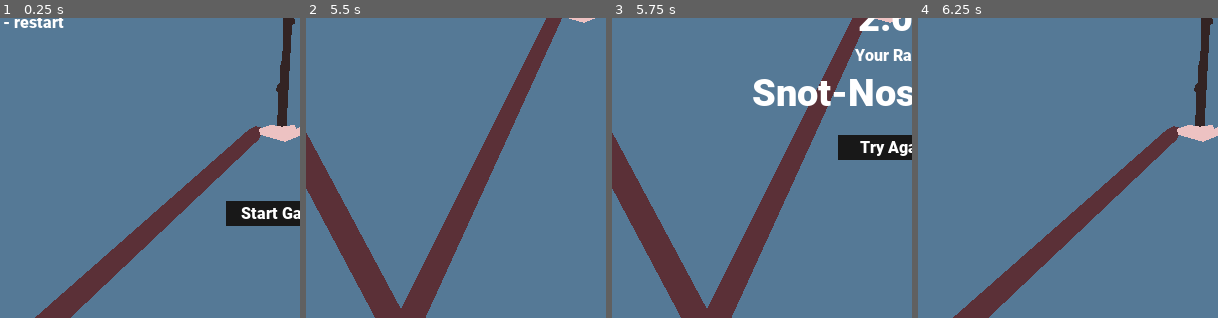
Above: before the commit, frames 1-4 (left to right).
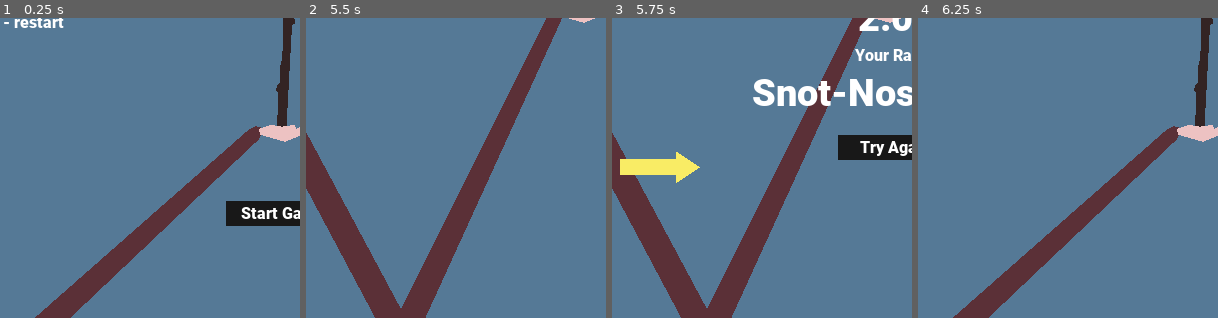
Above: after the commit, the same moments.

Repository: Miziziziz/LD50
Game: Godot game, scene res://World.tscn
Same seed, same stepped clock (60 frames per second), same inputs: the game is played once before the commit and once after it. The engine's default icon, where the game draws it, is replaced by a stand-in: a white triangle on a blue panel in a dark square.
Inputs (mouse positions are % of the whole screen's width and height, from its top left):
- Up to frame 1 (0.25 s): no input
- Up to frame 2 (5.5 s): click "Start Game" at 0.5 s; move the mouse to (55, 50) at 1.27 s; click (55, 50) at 1.35 s; click "Try Again" at 2 s; move the mouse to (45, 50) at 2.77 s; click (45, 50) at 2.85 s; click "Try Again" at 3.5 s; move the mouse to (52, 48) at 4.27 s; click (52, 48) at 4.35 s; move the mouse to (49, 52) at 5.02 s; click (49, 52) at 5.1 s
- Up to frame 3 (5.75 s): no input
- Up to frame 4 (6.25 s): click "Try Again" at 5.75 s
The pictures show only the part of the screen within x 3-53%, y 50-100%; the shares and areas given below are measured in that part.

Frames 1-2 are identical in both runs. In frame 3, 1.4% of the frame differs, in the area x 2-30%, y 44-55%; in frame 4, nothing differs.

Commit message:
added scaling challenges and music and sfx

Diff:
--- a/GameUI.gd
+++ b/GameUI.gd
@@ -7,13 +7,15 @@
 
 var time_alive = 0.0
 
+const rank_increment = 10.0
 var ranks = [
-	[100.0, "Literally God"],
-	[80.0, "One With The Stick"],
-	[60.0, "Recess Chad"],
-	[40.0, "Dinosaur Nerd"],
-	[20.0, "Good At Math"],
-	[0.0, "Snot-Nosed Brat"],
+	"Snot-Nosed Brat",
+	"Velcro Sneakers",
+	"Uses Stickers",
+	"Good At Math",
+	"Dinosaur Nerd",
+	"Recess Chad",
+	"One With The Stick",
 ]
 
 func _ready():
@@ -37,7 +39,9 @@
 	return str(time_alive).pad_decimals(1) + "s"
 
 func get_rank():
-	for rank in ranks:
-		if time_alive > rank[0]:
-			return rank[1]
-	return ranks[-1][1]
+	var last_rank = ranks[0]
+	for i in range(ranks.size()):
+		if time_alive < i * rank_increment:
+			break
+		last_rank = ranks[i]
+	return last_rank
--- a/Hand.gd
+++ b/Hand.gd
@@ -62,11 +62,7 @@
 	emit_signal("hand_pos_updated", global_position)
 
 	if !lost and stick.global_rotation_degrees > 0:
-		lost = true
-		$PinJoint2D.node_b = ""
-		Input.set_mouse_mode(Input.MOUSE_MODE_VISIBLE)
-		emit_signal("game_lost")
-		set_physics_process(false)
+		drop_stick()
 
 	if !lost:
 		var s_r = stick.global_rotation_degrees
@@ -81,3 +77,14 @@
 			stick_time_stable = 0.0
 		stick_last_rotation = s_r
 	hand_last_pos = global_position
+
+func drop_stick(play_hit_sound=false):
+	if !lost:
+		lost = true
+		$PinJoint2D.node_b = ""
+		Input.set_mouse_mode(Input.MOUSE_MODE_VISIBLE)
+		emit_signal("game_lost")
+		set_physics_process(false)
+		if play_hit_sound:
+			$RockHitSound.play()
+		$LoseSound.play()
--- /dev/null
+++ b/Music.tscn
@@ -0,0 +1,8 @@
+[gd_scene load_steps=2 format=2]
+
+[ext_resource path="res://sfx/lofiludum.ogg" type="AudioStream" id=1]
+
+[node name="Music" type="AudioStreamPlayer"]
+stream = ExtResource( 1 )
+autoplay = true
+bus = "Music"
--- a/ObstacleManager.gd
+++ b/ObstacleManager.gd
@@ -4,15 +4,56 @@
 
 var time_alive = 0.0
 
+var rock_obj = preload("res://RockThrow.tscn")
+var rng : RandomNumberGenerator
+
+var time_to_activate_wind = 10.0
+var time_to_throw_rocks = 2.0
+var rocks_double_time = 4.0
+
+var wind_time = 4.0
+var min_wind_inc = 6.0
+var max_wind_inc = 10.0
+
+var min_rock_throw_inc = 5.0
+var max_rock_throw_inc = 10.0
+
 func end_game():
 	set_process(false)
 
 func _ready():
+	rng = RandomNumberGenerator.new()
+	rng.seed = 666
+
 	if !GameManager.game_started:
 		set_process(false)
 
 func _process(delta):
 	time_alive += delta
-	if time_alive > 3.0:
-#		wind_bot.set_active_for_time(4.0)
-		set_process(false)
+	if time_alive > time_to_activate_wind:
+		activate_wind()
+		time_to_activate_wind += rand_range(min_wind_inc, max_wind_inc)
+	if time_alive > time_to_throw_rocks:
+		spawn_rock()
+		var rt = rand_range(min_rock_throw_inc, max_rock_throw_inc)
+		if time_alive > rocks_double_time:
+			rt /= 2.0
+		time_to_throw_rocks += rt
+
+
+func activate_wind():
+	var wz = wind_zones[rng.randi()%wind_zones.size()]
+	wz.set_active_for_time(4.0)
+	$WindSound.play()
+
+const rock_top_height = 70.0
+const rock_bot_height = 530.0
+func spawn_rock():
+	var rock_inst = rock_obj.instance()
+	get_tree().get_root().add_child(rock_inst)
+	var spawn_left = rng.randi() % 2 == 0
+	rock_inst.global_position.x = $RockSpawnPoints/SpawnLeft.global_position.x
+	if !spawn_left:
+		rock_inst.global_rotation_degrees = 180.0
+		rock_inst.global_position.x = $RockSpawnPoints/SpawnRight.global_position.x
+	rock_inst.global_position.y = rand_range(rock_top_height, rock_bot_height)
--- /dev/null
+++ b/RockThrow.gd
@@ -0,0 +1,19 @@
+extends Node2D
+
+onready var rock = $Rock
+const throw_force = 60000.0
+
+func _ready():
+	rock.connect("body_entered", self, "on_hit")
+	$PrepSound.play()
+
+func throw():
+	rock.mode = RigidBody2D.MODE_RIGID
+	rock.apply_central_impulse(global_transform.x*throw_force)
+	rock.gravity_scale = 0.0
+	$ThrowSound.play()
+
+
+func on_hit(body: PhysicsBody2D):
+	get_tree().call_group("player", "drop_stick", true)
+	rock.gravity_scale = 1.0
--- /dev/null
+++ b/RockThrow.tscn
@@ -0,0 +1,146 @@
+[gd_scene load_steps=10 format=2]
+
+[ext_resource path="res://RockThrow.gd" type="Script" id=1]
+[ext_resource path="res://icon.png" type="Texture" id=2]
+[ext_resource path="res://sfx/throw2.wav" type="AudioStream" id=3]
+[ext_resource path="res://sfx/prep2.wav" type="AudioStream" id=4]
+
+[sub_resource type="Animation" id=5]
+length = 0.001
+tracks/0/type = "value"
+tracks/0/path = NodePath("Arrow:visible")
+tracks/0/interp = 1
+tracks/0/loop_wrap = true
+tracks/0/imported = false
+tracks/0/enabled = true
+tracks/0/keys = {
+"times": PoolRealArray( 0 ),
+"transitions": PoolRealArray( 1 ),
+"update": 0,
+"values": [ false ]
+}
+
+[sub_resource type="Animation" id=4]
+resource_name = "throw"
+length = 1.5
+tracks/0/type = "value"
+tracks/0/path = NodePath("Arrow:visible")
+tracks/0/interp = 1
+tracks/0/loop_wrap = true
+tracks/0/imported = false
+tracks/0/enabled = true
+tracks/0/keys = {
+"times": PoolRealArray( 0, 0.2, 0.4, 0.6, 0.8, 1, 1.2, 1.4 ),
+"transitions": PoolRealArray( 1, 1, 1, 1, 1, 1, 1, 1 ),
+"update": 1,
+"values": [ true, false, true, false, true, false, true, false ]
+}
+tracks/1/type = "method"
+tracks/1/path = NodePath(".")
+tracks/1/interp = 1
+tracks/1/loop_wrap = true
+tracks/1/imported = false
+tracks/1/enabled = true
+tracks/1/keys = {
+"times": PoolRealArray( 1.4 ),
+"transitions": PoolRealArray( 1 ),
+"values": [ {
+"args": [  ],
+"method": "throw"
+} ]
+}
+
+[sub_resource type="CircleShape2D" id=1]
+radius = 7.0
+
+[sub_resource type="Animation" id=2]
+length = 0.001
+tracks/0/type = "value"
+tracks/0/path = NodePath("Graphics:rotation_degrees")
+tracks/0/interp = 1
+tracks/0/loop_wrap = true
+tracks/0/imported = false
+tracks/0/enabled = true
+tracks/0/keys = {
+"times": PoolRealArray( 0 ),
+"transitions": PoolRealArray( 1 ),
+"update": 0,
+"values": [ 360.0 ]
+}
+
+[sub_resource type="Animation" id=3]
+resource_name = "spin"
+length = 0.5
+loop = true
+tracks/0/type = "value"
+tracks/0/path = NodePath("Graphics:rotation_degrees")
+tracks/0/interp = 1
+tracks/0/loop_wrap = true
+tracks/0/imported = false
+tracks/0/enabled = true
+tracks/0/keys = {
+"times": PoolRealArray( 0, 0.5 ),
+"transitions": PoolRealArray( 1, 1 ),
+"update": 0,
+"values": [ 0.0, 360.0 ]
+}
+
+[node name="RockThrow" type="Node2D" groups=["instanced"]]
+script = ExtResource( 1 )
+
+[node name="Arrow" type="Node2D" parent="."]
+visible = false
+position = Vector2( 64, 0 )
+
+[node name="Polygon2D" type="Polygon2D" parent="Arrow"]
+color = Color( 0.980392, 0.929412, 0.4, 1 )
+polygon = PoolVector2Array( 0, 8, 56, 8, 56, 16, 80, 0, 56, -16, 56, -8, 0, -8 )
+
+[node name="AnimationPlayer" type="AnimationPlayer" parent="."]
+autoplay = "throw"
+anims/RESET = SubResource( 5 )
+anims/throw = SubResource( 4 )
+
+[node name="Rock" type="RigidBody2D" parent="."]
+collision_layer = 0
+mode = 3
+mass = 20.0
+gravity_scale = 0.0
+continuous_cd = 1
+contacts_reported = 1
+contact_monitor = true
+
+[node name="CollisionShape2D" type="CollisionShape2D" parent="Rock"]
+shape = SubResource( 1 )
+
+[node name="AnimationPlayer" type="AnimationPlayer" parent="Rock"]
+autoplay = "spin"
+anims/RESET = SubResource( 2 )
+anims/spin = SubResource( 3 )
+
+[node name="Graphics" type="Node2D" parent="Rock"]
+rotation = 6.28319
+
+[node name="Polygon2D" type="Polygon2D" parent="Rock/Graphics"]
+color = Color( 0.254902, 0.254902, 0.254902, 1 )
+polygon = PoolVector2Array( -8, -6, -2, -10, 9, -3, 9, 0, 8, 5, -6, 7, -9, 0 )
+
+[node name="DeleteTimer" type="Timer" parent="."]
+wait_time = 3.0
+one_shot = true
+autostart = true
+
+[node name="Sprite" type="Sprite" parent="."]
+position = Vector2( -109, 0 )
+texture = ExtResource( 2 )
+
+[node name="PrepSound" type="AudioStreamPlayer" parent="."]
+stream = ExtResource( 4 )
+volume_db = 8.0
+bus = "SFX"
+
+[node name="ThrowSound" type="AudioStreamPlayer" parent="."]
+stream = ExtResource( 3 )
+bus = "SFX"
+
+[connection signal="timeout" from="DeleteTimer" to="." method="queue_free"]
--- a/World.tscn
+++ b/World.tscn
@@ -11,6 +11,9 @@
 [ext_resource path="res://MainMenuUI.gd" type="Script" id=9]
 [ext_resource path="res://WindZone.tscn" type="PackedScene" id=10]
 [ext_resource path="res://ObstacleManager.gd" type="Script" id=11]
+[ext_resource path="res://sfx/rockhit.wav" type="AudioStream" id=12]
+[ext_resource path="res://sfx/wind.wav" type="AudioStream" id=13]
+[ext_resource path="res://sfx/you_lose_creepy_version.wav" type="AudioStream" id=14]
 
 [sub_resource type="RectangleShape2D" id=2]
 extents = Vector2( 142.897, 10 )
@@ -94,7 +97,7 @@
 color = Color( 0.203922, 0.145098, 0.145098, 1 )
 polygon = PoolVector2Array( -65.8017, 2.18045, 41.2372, 8.07071, 42.5168, 10.9625, 48.4898, 10.3943, 50.2914, 8.21393,  …(408 unchanged characters)…
 
-[node name="Hand" type="KinematicBody2D" parent="."]
+[node name="Hand" type="KinematicBody2D" parent="." groups=["player"]]
 position = Vector2( 301, 411.712 )
 collision_layer = 0
 collision_mask = 0
@@ -117,6 +120,15 @@
 color = Color( 0.933333, 0.764706, 0.764706, 1 )
 polygon = PoolVector2Array( -26, 5, -14, 1, -3, 3, 10, 1, 11, 5, 22, 1, 26, 0, 28, 4, 18, 11, 0, 18, -4, 17, -25, 11 )
 
+[node name="RockHitSound" type="AudioStreamPlayer" parent="Hand"]
+stream = ExtResource( 12 )
+bus = "SFX"
+
+[node name="LoseSound" type="AudioStreamPlayer" parent="Hand"]
+stream = ExtResource( 14 )
+volume_db = 8.0
+bus = "SFX"
+
 [node name="ObstacleManager" type="Node2D" parent="."]
 script = ExtResource( 11 )
 
@@ -128,16 +140,29 @@
 [node name="WindZoneTopL" parent="ObstacleManager/WindZones" instance=ExtResource( 10 )]
 position = Vector2( 595, 130 )
 rotation = -3.14159
+facing_right = false
 
 [node name="WindZoneBotR" parent="ObstacleManager/WindZones" instance=ExtResource( 10 )]
 position = Vector2( -1, 484 )
 rotation = -1.74846e-07
-facing_right = false
 
 [node name="WindZoneBotL" parent="ObstacleManager/WindZones" instance=ExtResource( 10 )]
 position = Vector2( 593, 785 )
 rotation = -3.14159
 facing_right = false
+
+[node name="RockSpawnPoints" type="Node2D" parent="ObstacleManager"]
+
+[node name="SpawnLeft" type="Position2D" parent="ObstacleManager/RockSpawnPoints"]
+position = Vector2( -39, 259 )
+
+[node name="SpawnRight" type="Position2D" parent="ObstacleManager/RockSpawnPoints"]
+position = Vector2( 653, 259 )
+
+[node name="WindSound" type="AudioStreamPlayer" parent="ObstacleManager"]
+stream = ExtResource( 13 )
+volume_db = -14.0
+bus = "SFX"
 
 [node name="CanvasLayer" type="CanvasLayer" parent="."]
 
--- /dev/null
+++ b/default_bus_layout.tres
@@ -0,0 +1,27 @@
+[gd_resource type="AudioBusLayout" load_steps=3 format=2]
+
+[sub_resource type="AudioEffectReverb" id=1]
+resource_name = "Reverb"
+spread = 0.34
+hipass = 0.61
+
+[sub_resource type="AudioEffectFilter" id=2]
+resource_name = "Filter"
+
+[resource]
+bus/1/name = "SFX"
+bus/1/solo = false
+bus/1/mute = false
+bus/1/bypass_fx = false
+bus/1/volume_db = 0.0
+bus/1/send = "Master"
+bus/1/effect/0/effect = SubResource( 1 )
+bus/1/effect/0/enabled = false
+bus/1/effect/1/effect = SubResource( 2 )
+bus/1/effect/1/enabled = true
+bus/2/name = "Music"
+bus/2/solo = false
+bus/2/mute = false
+bus/2/bypass_fx = false
+bus/2/volume_db = -8.79367
+bus/2/send = "Master"
--- a/project.godot
+++ b/project.godot
@@ -17,6 +17,7 @@
 [autoload]
 
 GameManager="*res://GameManager.gd"
+Music="*res://Music.tscn"
 
 [display]
 
Not shown: 1 places in World.tscn that only renumber resources
Not shown, added: export_presets.cfg
Not shown, added: sfx/lofiludum.ogg.import
Not shown, added: sfx/lose_sound.wav.import
Not shown, added: sfx/prep.wav.import
Not shown, added: sfx/prep2.wav.import
Not shown, added: sfx/rockhit.wav.import
Not shown, added: sfx/throw.wav.import
Not shown, added: sfx/throw2.wav.import
Not shown, added: sfx/wind.wav.import
Not shown, added: sfx/you_lose_creepy_version.wav.import
Not shown, added: exports/html5/LD50.apple-touch-icon.png
(and 16 more such lines)
